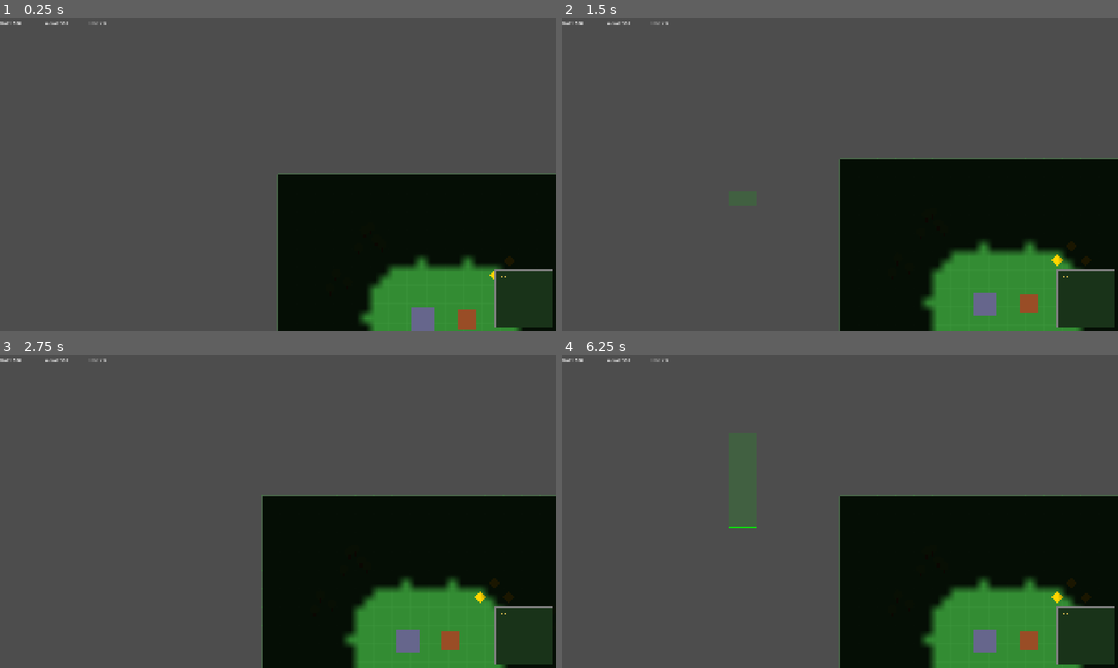
Above: before the commit, frames 1-4 (two rows, left to right).
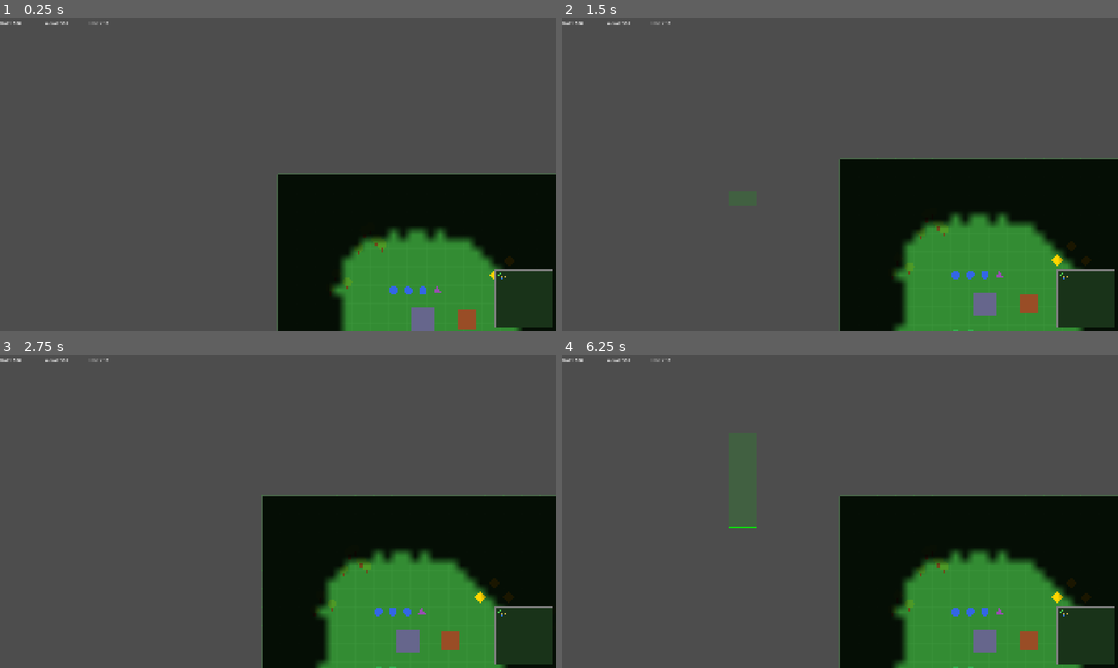
Above: after the commit, the same moments.

Repository: CubaStromek/RTS
Game: Godot game, scene res://scenes/main/Main.tscn
Same seed, same stepped clock (60 frames per second), same inputs: the game is played once before the commit and once after it.
Inputs (mouse positions are in pixels of both pictures, inside the frame that each line leads up to):
- Up to frame 1 (0.25 s): no input
- Up to frame 2 (1.5 s): tap Enter at 0.5 s; move the mouse to (962, 158) at 0.52 s; tap S (camera_down) at 0.6 s; click (962, 158) at 0.67 s; tap Space at 1.25 s; drag from (728, 190) to (812, 237) at 1.27 s
- Up to frame 3 (2.75 s): move the mouse to (333, 442) at 2.02 s; tap D (camera_right) at 2.1 s; click (333, 442) at 2.17 s
- Up to frame 4 (6.25 s): tap Enter at 2.75, 5.75 s; drag from (812, 574) to (673, 464) at 2.77 s; move the mouse to (1006, 558) at 3.52 s; tap 0 at 3.6 s; click (1006, 558) at 3.67 s; tap Space at 4.25 s; drag from (673, 464) to (756, 433) at 4.27 s; move the mouse to (867, 511) at 5.02 s; tap A (camera_left) at 5.1 s; click (867, 511) at 5.17 s; drag from (756, 433) to (728, 527) at 5.77 s

The runs differ from the first frame. In frame 1, 4.2% of the frame differs, in the area x 18-91%, y 1-100%; in frame 2, 4.6%; in frame 3, 4.6%; in frame 4, 4.6%.
Error before the commit: Parse Error: Expected statement, found "Indent" instead. (res://scenes/units/Unit.gd:127)

Commit message:
Fix indentation error in Unit._perform_attack
Co-Authored-By: Claude Opus 4.6 (1M context) <noreply@anthropic.com>

Diff:
--- a/rts_game/scenes/units/Unit.gd
+++ b/rts_game/scenes/units/Unit.gd
@@ -124,7 +124,7 @@
 	_attack_timer = attack_cooldown
 	if attack_target and is_instance_valid(attack_target) and attack_target.has_method("take_damage"):
 		attack_target.take_damage(attack_damage, self)
-			var snd := get_node_or_null("/root/SoundSystem")
+		var snd := get_node_or_null("/root/SoundSystem")
 		if snd:
 			snd.play("attack")
 
